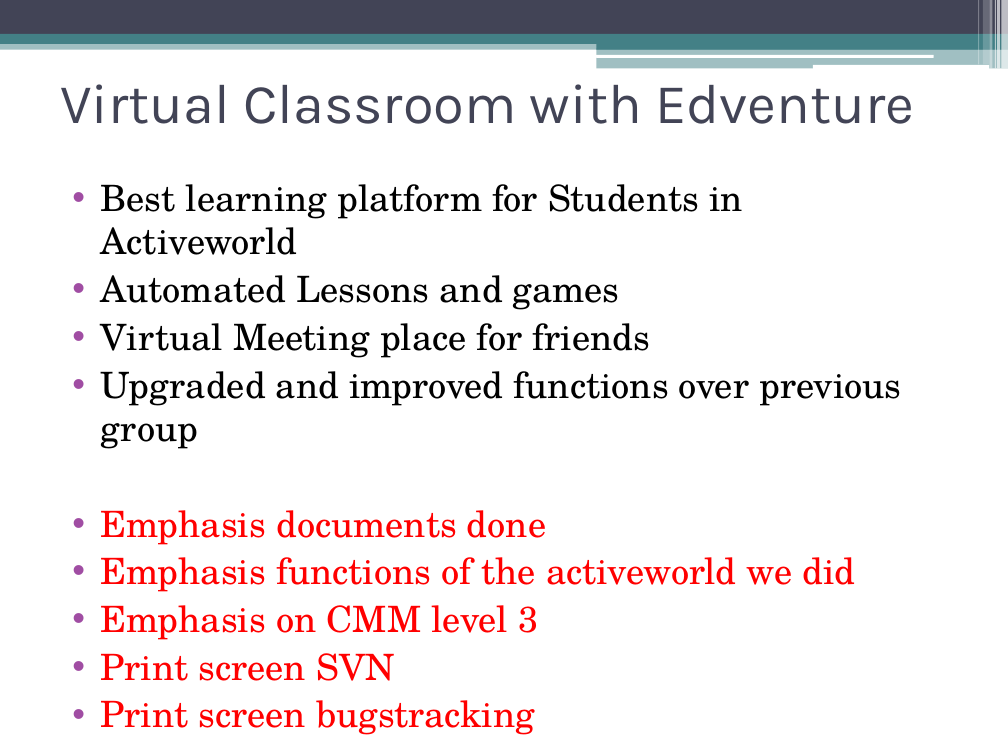
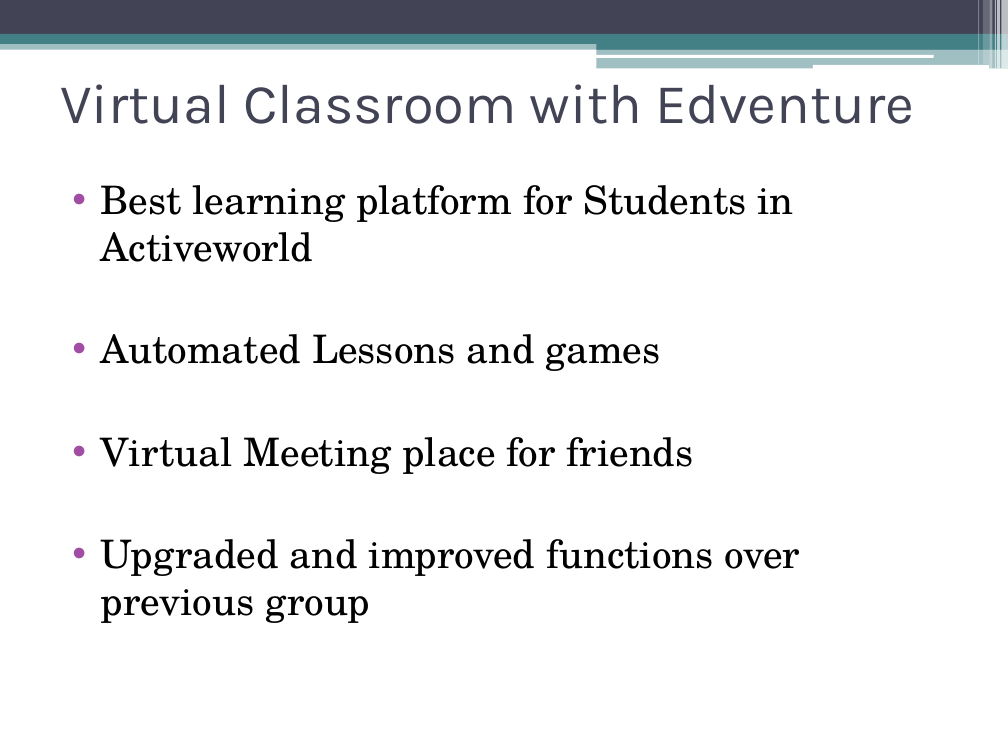
Before and after one commit to iamukasa/pookas, a slide deck: slide 3 of Documents/Pookas ETventure presentation.pptx (slide 2 before the commit). Drawn at 1008x756 pixels with LibreOffice and Linux fonts; fonts in the diff are those of the drawing. Boxes give left, top, right and bottom in pixels: in the first picture for what was removed or moved away, otherwise in the second. Text is boxed around its words. In the diff, an @@ line names an element or a change of style, - is before the commit and + after.

```diff
--- a/Documents/Pookas ETventure presentation.pptx
+++ b/Documents/Pookas ETventure presentation.pptx
@@ text "Best learning platform for Students ..." at (101, 185, 801, 623): size 25.9 to 28 pt @@
@@ text at (101, 510, 855, 735): paragraphs removed @@
-• Emphasis documents done
-• Emphasis functions of the activeworld we did
-• Emphasis on CMM level 3
-• Print screen SVN
-• Print screen bugstracking
```
Also in this commit, not shown: 7 other slides changed, 2 slides added.
